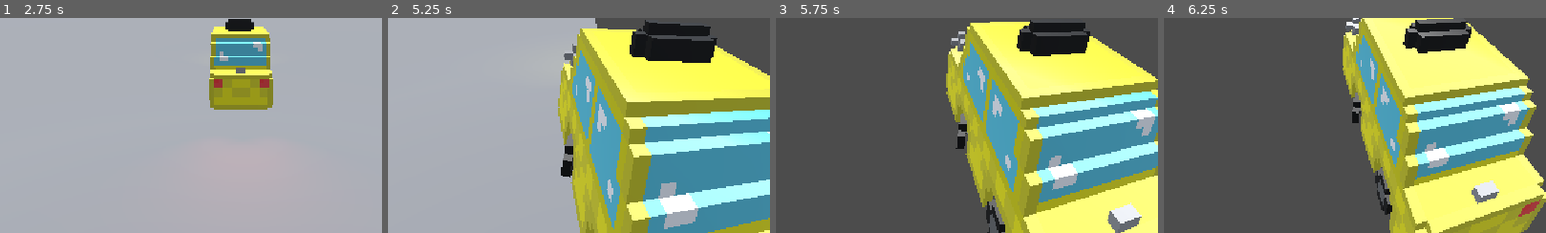
Above: before the commit, frames 1-4 (left to right).
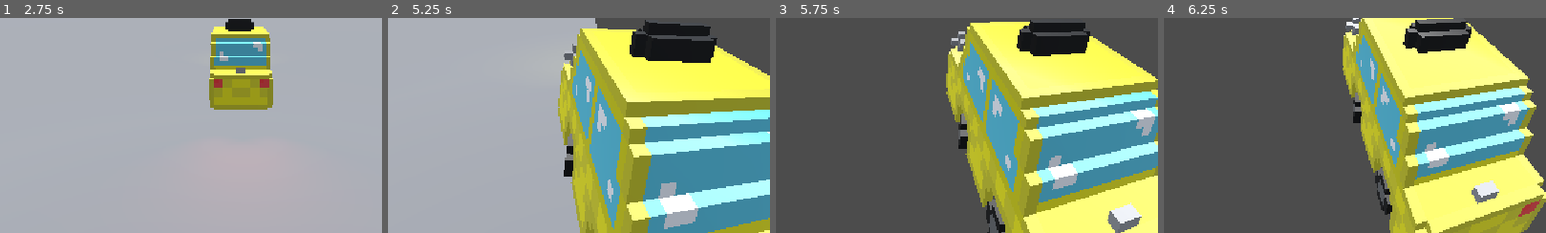
Above: after the commit, the same moments.

Repository: RafaeloxMC/super-taxi-sim
Game: Godot game, scene res://scenes/main_menu.tscn
Two runs of this game, one before a commit and one after it. Both use one fixed random seed, a clock stepped at 60 frames per second and the inputs below. A sky picture missing from this copy of the repository is replaced by a grey-blue gradient.
Inputs:
- Up to frame 1 (2.75 s): click "Play" at 0.5 s; tap Enter at 1.25 s; hold W (accelerate) from 1.28 s (still down); tap Alt at 1.35 s; tap Shift at 2.1 s
- Up to frame 2 (5.25 s): release W (accelerate) at 2.78 s; hold A (steer_left) 2.78-4.28 s; tap Alt at 2.85, 4.35 s; tap Shift at 3.6, 5.1 s; hold S (brake) 4.28-5.03 s; hold D (steer_right) from 5.03 s (still down)
- Up to frame 3 (5.75 s): keep holding D (steer_right)
- Up to frame 4 (6.25 s): release D (steer_right) at 5.78 s; hold W (accelerate) from 5.78 s (still down); tap Alt at 5.85 s
The pictures show only the part of the screen within x 20-70%, y 50-100%; the shares and areas given below are measured in that part.

Frame 1 is identical in both runs. In frame 2, 0.1% of the frame differs, in the area x 45-49%, y 54-75%; in frame 3, 0.1%; in frame 4, less than 0.1%.

Commit message:
Add smoothing to wheels

Diff:
--- a/scripts/taxi.gd
+++ b/scripts/taxi.gd
@@ -8,6 +8,8 @@
 var body_tilt = 35
 var speed_input = 0
 var turn_input = 0
+
+var smoothed = 0
 
 @onready var car_mesh = $Car
 @onready var body_mesh = $Car/Model
@@ -30,8 +32,11 @@
 
 	speed_input = Input.get_axis("accelerate", "brake") * acceleration
 	turn_input = Input.get_axis("steer_left", "steer_right") * deg_to_rad(steering) * (1 if speed_input > 0 else -1)
-	right_wheel.rotation.y = turn_input
-	left_wheel.rotation.y = turn_input
+
+	smoothed = lerp(smoothed + 0.0, turn_input, 0.1)
+
+	right_wheel.rotation.y = smoothed
+	left_wheel.rotation.y = smoothed
 
 	if linear_velocity.length() > turn_stop_limit:
 		var new_basis = car_mesh.global_transform.basis.rotated(car_mesh.global_transform.basis.y, turn_input)
